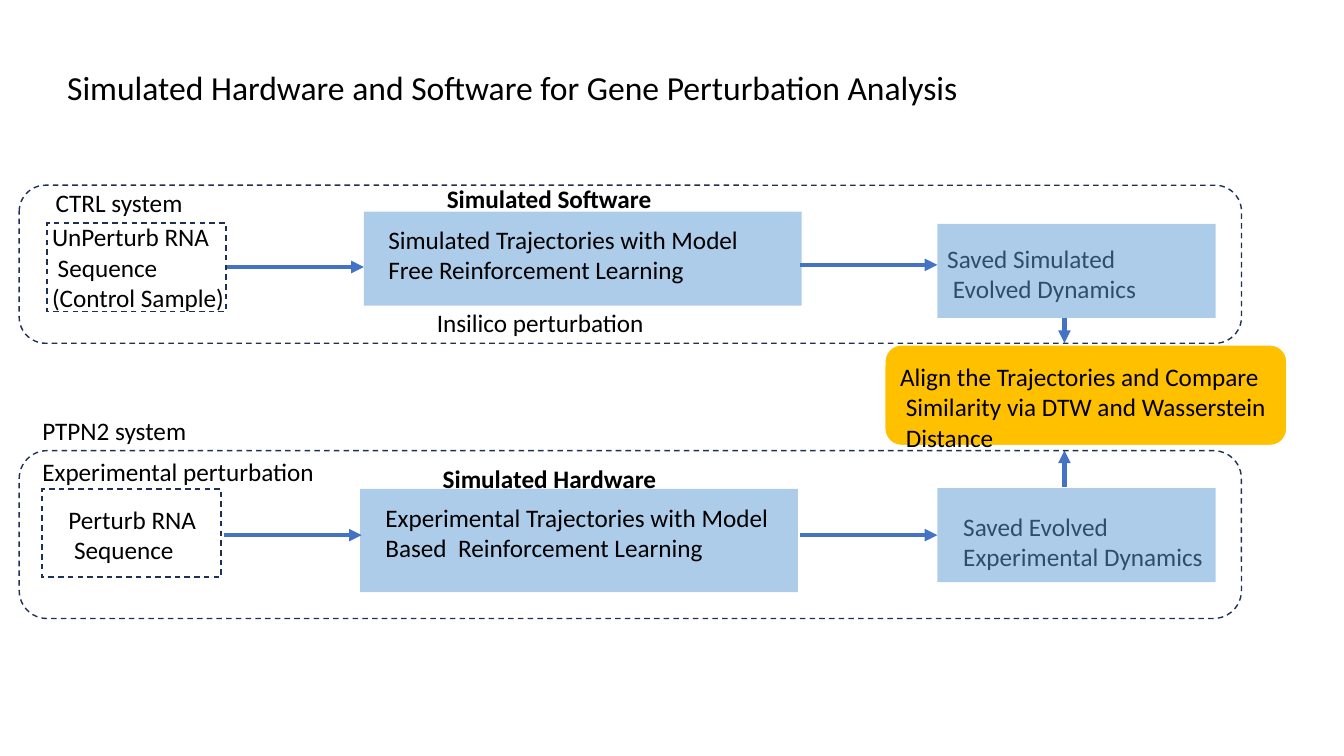
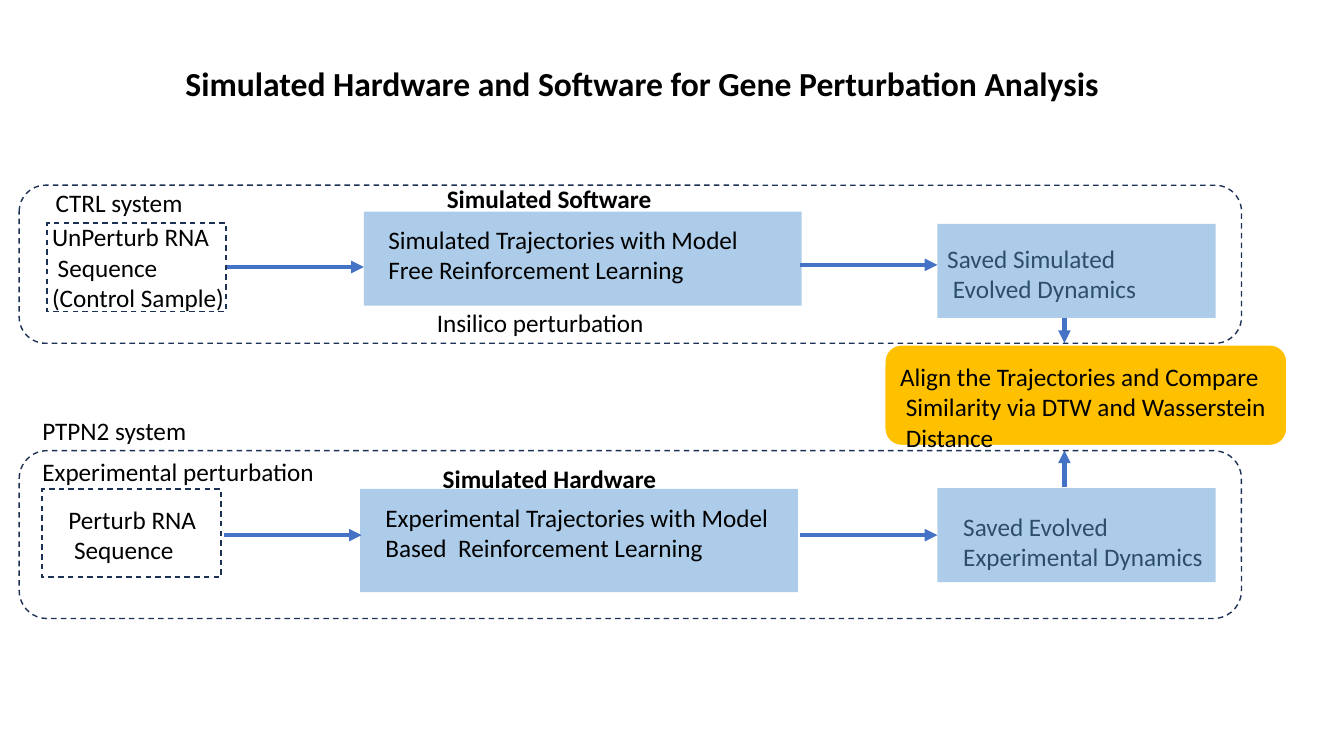
Before and after one commit to boabangf/GNN_RL_gene_trajectory_perturbation, a slide deck: slide 7 of ppt slides for omic codeathon (1) (1).pptx (slide 8 before the commit). Drawn at 1344x756 pixels with LibreOffice and Linux fonts; fonts in the diff are those of the drawing. Boxes give left, top, right and bottom in pixels: in the first picture for what was removed or moved away, otherwise in the second. Text is boxed around its words. In the diff, an @@ line names an element or a change of style, - is before the commit and + after.

```diff
--- a/ppt slides for omic codeathon (1) (1).pptx
+++ b/ppt slides for omic codeathon (1) (1).pptx
@@ title "Simulated Hardware and Software for ...": place and size @@
-title "Simulated Hardware and Software for ..." at box(67, 76, 958, 106)
+title "Simulated Hardware and Software for ..." at box(185, 72, 1099, 102)
@@ title "Simulated Hardware and Software for ..." at box(185, 72, 1099, 102): bold on @@
```
Also in this commit, not shown: 4 other slides changed, 5 slides added.
